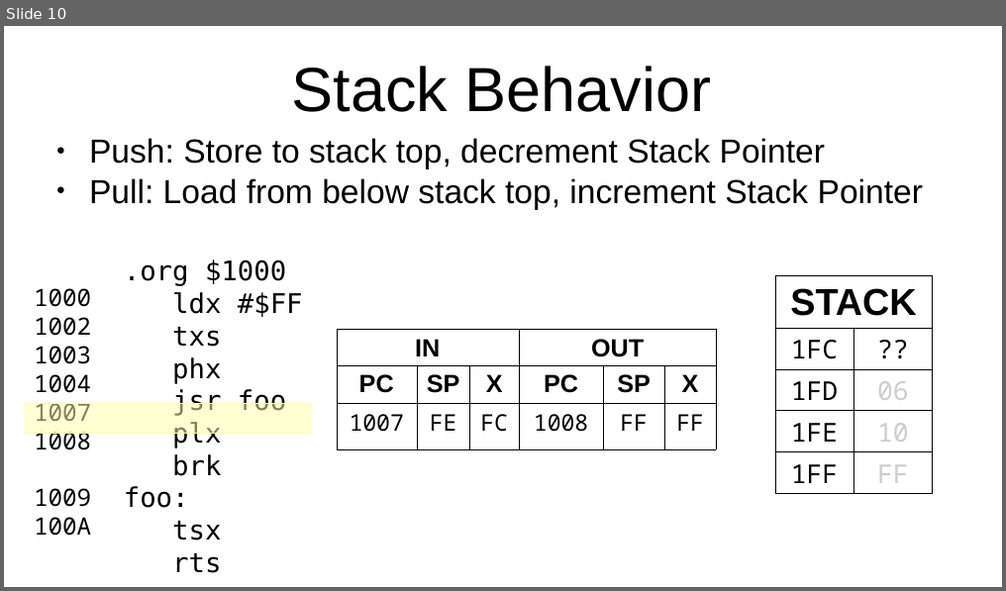
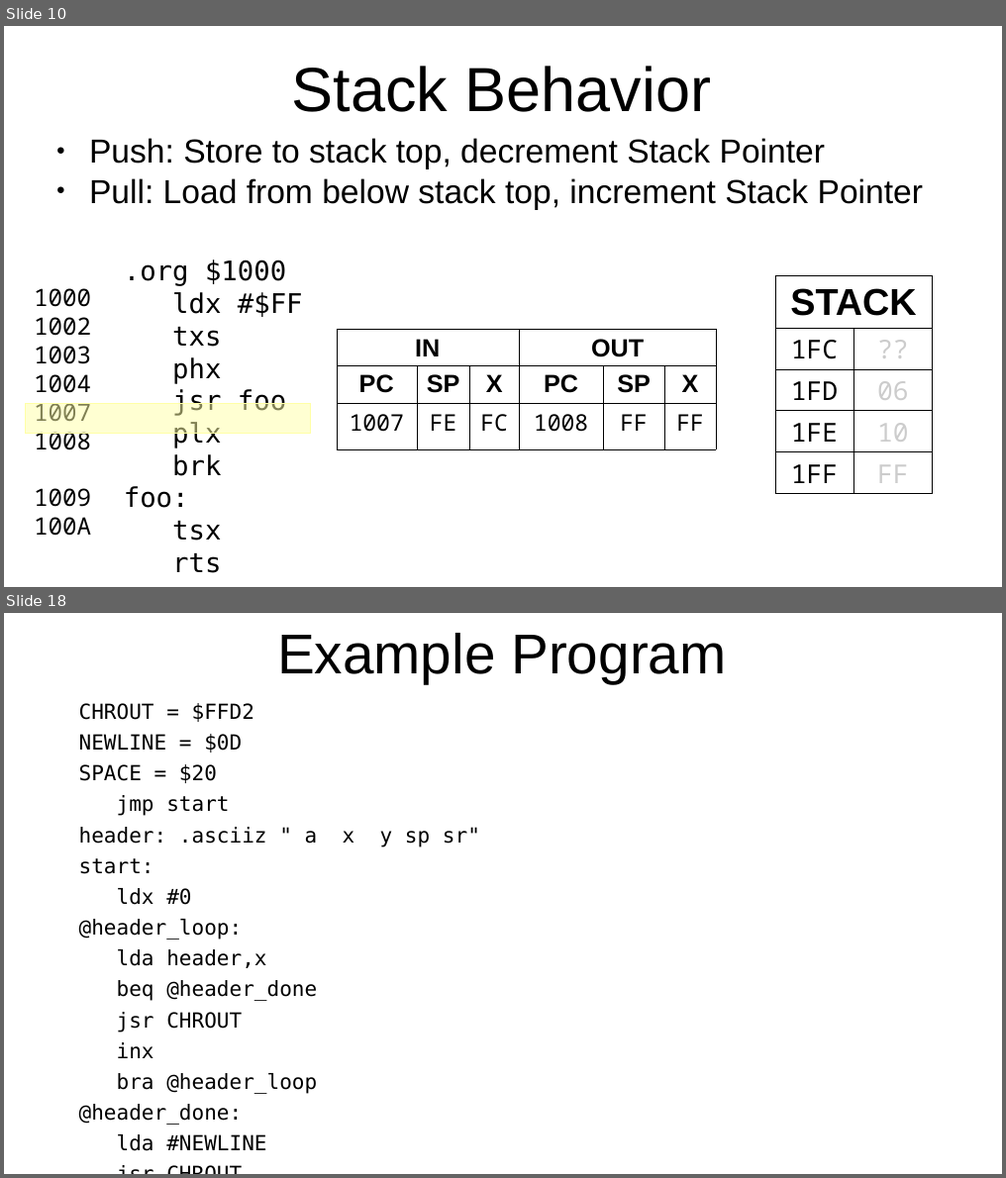
Before and after one commit to SlithyMatt/x16-assembly-tutorial, a slide deck: Lesson5/Lesson5.odp. Shown one above the other, each under a label of ours: slide 10 before the commit, slides 10 and 18 after it; the slides between them are not shown. The pictures are 1006x591 and 1006x1178 pixels, drawn with LibreOffice and Linux fonts; fonts in the diff are those of the drawing. Boxes give left, top, right and bottom in pixels: in the first picture for what was removed or moved away, otherwise in the second. Text is boxed around its words. In the diff, an @@ line names an element or a change of style, - is before the commit and + after.

Commit message:
Finished slides and code, started script for Lesson 5

```diff
--- a/Lesson5/Lesson5.odp
+++ b/Lesson5/Lesson5.odp
@@ slide 18 added at box(4, 613, 1002, 1174), background #FFFFFF @@
@@ title added at box(277, 633, 726, 684), 54 pt, text #000000 @@
+Example Program
@@ text added at box(79, 703, 318, 1152), 20 pt, text #000000 @@
+CHROUT = $FFD2
+NEWLINE = $0D
+SPACE = $20
+jmp start
+header: .asciiz " a x y sp sr"
+start:
+ldx #0
+@header_loop:
+lda header,x
+beq @header_done
+jsr CHROUT
+inx
+bra @header_loop
+@header_done:
+lda #NEWLINE
+jsr CHROUT
@@ slide 10 changed as well @@
@@ table at box(775, 275, 933, 491) @@
@@ text colour #000000 to #CCCCCC in "??" @@
```
Also in this commit, not shown: 9 other slides changed, 10 other slides added, 15 slides removed, 3 other files.
